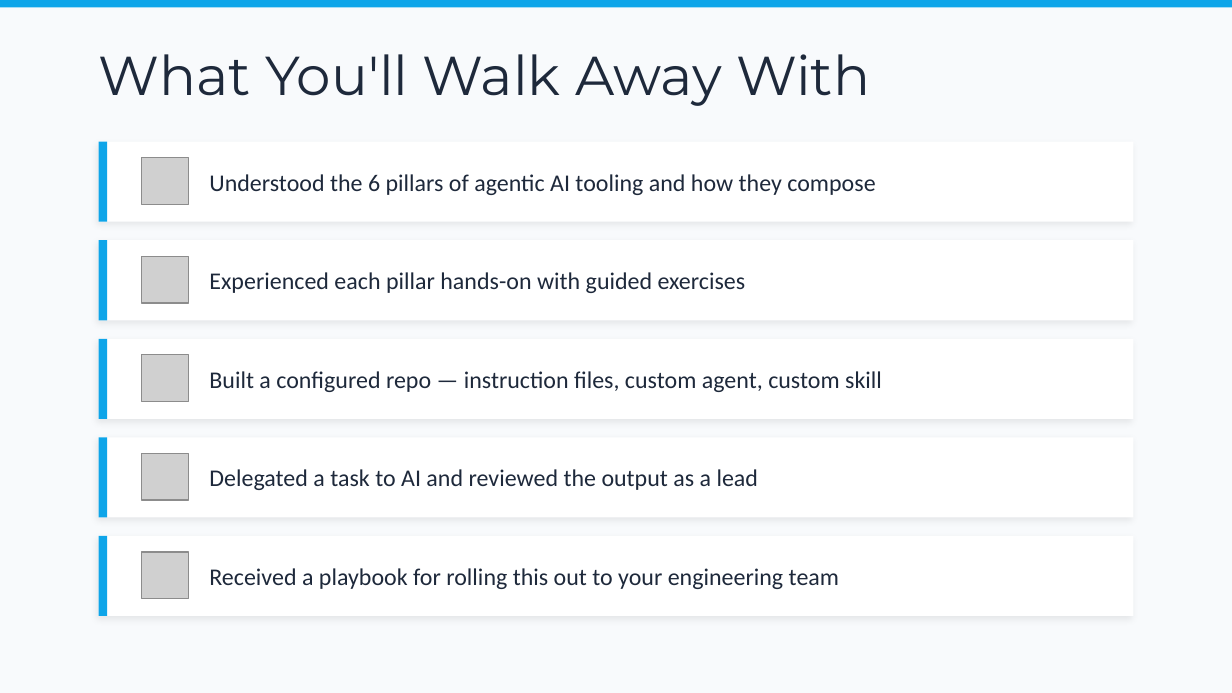
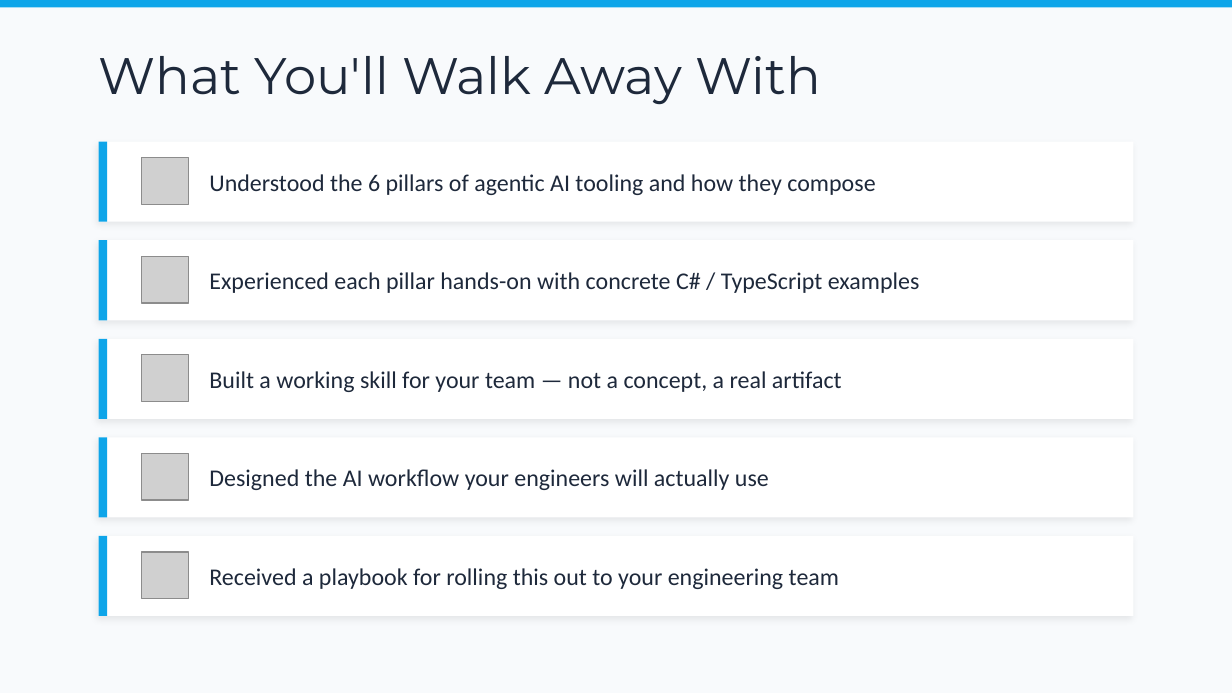
Before and after one commit to bubuding0809/copilot-cli-for-beginners, a slide deck: slide 3 of WORKSHOP-PRESENTATION.pptx. Drawn at 1232x693 pixels with LibreOffice and Linux fonts; fonts in the diff are those of the drawing; grey boxes stand for pictures. Boxes give left, top, right and bottom in pixels: in the first picture for what was removed or moved away, otherwise in the second. Text is boxed around its words. In the diff, an @@ line names an element or a change of style, - is before the commit and + after.

```diff
--- a/WORKSHOP-PRESENTATION.pptx
+++ b/WORKSHOP-PRESENTATION.pptx
@@ text "What You'll Walk Away With" at [99, 56, 821, 105]: size 32 to 30 pt @@
@@ text at [209, 272, 920, 293]: text changed @@
-Experienced each pillar hands-on with guided exercises
+Experienced each pillar hands-on with concrete C# / TypeScript examples
@@ text at [209, 371, 842, 392]: text changed @@
-Built a configured repo — instruction files, custom agent, custom skill
+Built a working skill for your team — not a concept, a real artifact
@@ text at [209, 469, 769, 490]: text changed @@
-Delegated a task to AI and reviewed the output as a lead
+Designed the AI workflow your engineers will actually use
```
Also in this commit, not shown: 9 other slides changed, 11 slides added, 5 slides removed, 1 other file.
